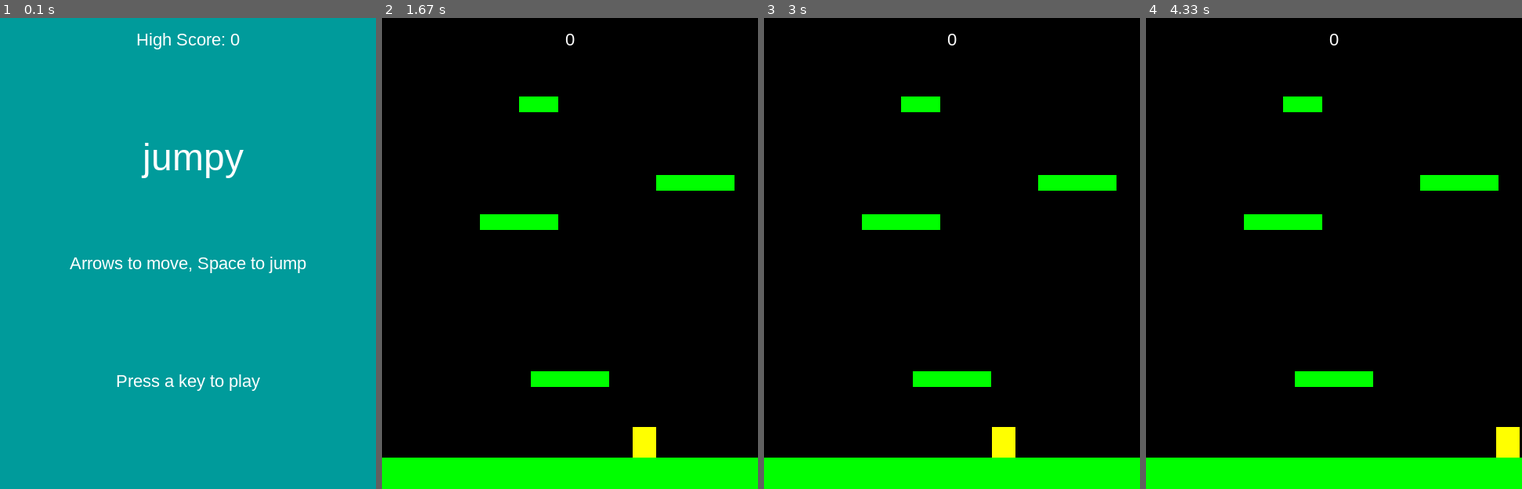
Above: before the commit, frames 1-4 (left to right).
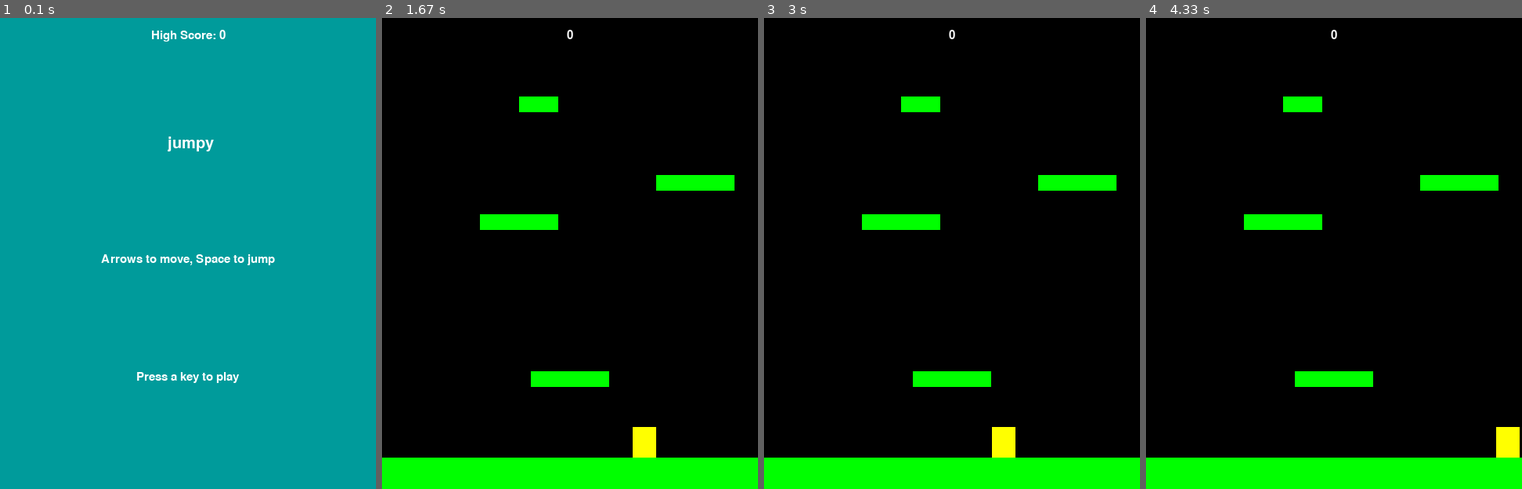
Above: after the commit, the same moments.

Repository: alier22/jump-platform
Game: pygame game, started from opensw/main.py
Same seed, same stepped clock (60 frames per second), same inputs: the game is played once before the commit and once after it.
Inputs:
- Up to frame 1 (0.1 s): no input
- Up to frame 2 (1.67 s): hold Right 0.33-0.8 s; hold Right 0.83-1.3 s; hold Left from 1.33 s (still down)
- Up to frame 3 (3 s): release Left at 1.87 s; hold Left 1.9-2.3 s; hold Right 2.33-2.97 s
- Up to frame 4 (4.33 s): hold Left 3-3.47 s; hold Right 3.5-3.97 s; hold Right from 4 s (still down)

The runs differ from the first frame. In frame 1, 2.6% of the frame differs, in the area x 18-82%, y 2-80%; in frame 2, less than 0.1%; in frame 3, less than 0.1%; in frame 4, less than 0.1%.

Commit message:
한글 폰트 적용
한글 폰트, 사이즈 변경 완료

Diff:
--- a/opensw/main.py
+++ b/opensw/main.py
@@ -15,7 +15,7 @@
         pg.display.set_caption(TITLE)
         self.clock = pg.time.Clock()
         self.running = True
-        self.font_name = pg.font.match_font(FONT_NAME)
+        self.font_name = path.join(path.dirname(__file__), FONT_NAME)
         self.load_data()
 
     def load_data(self):
@@ -123,7 +123,7 @@
     def show_start_screen(self):
         #game splash / start screen
         self.screen.fill(LIGHTBLUE)
-        self.draw_text(TITLE, 48, WHITE, WIDTH/2, HEIGHT/4)
+        self.draw_text(TITLE, 30, WHITE, WIDTH/2, HEIGHT/4)
         self.draw_text("Arrows to move, Space to jump",22, WHITE, WIDTH/2, HEIGHT/2)
         self.draw_text("Press a key to play", 22,WHITE, WIDTH/2, HEIGHT*3/4)
         self.draw_text("High Score: "+ str(self.highscore), 22, WHITE, WIDTH/2, 15)
